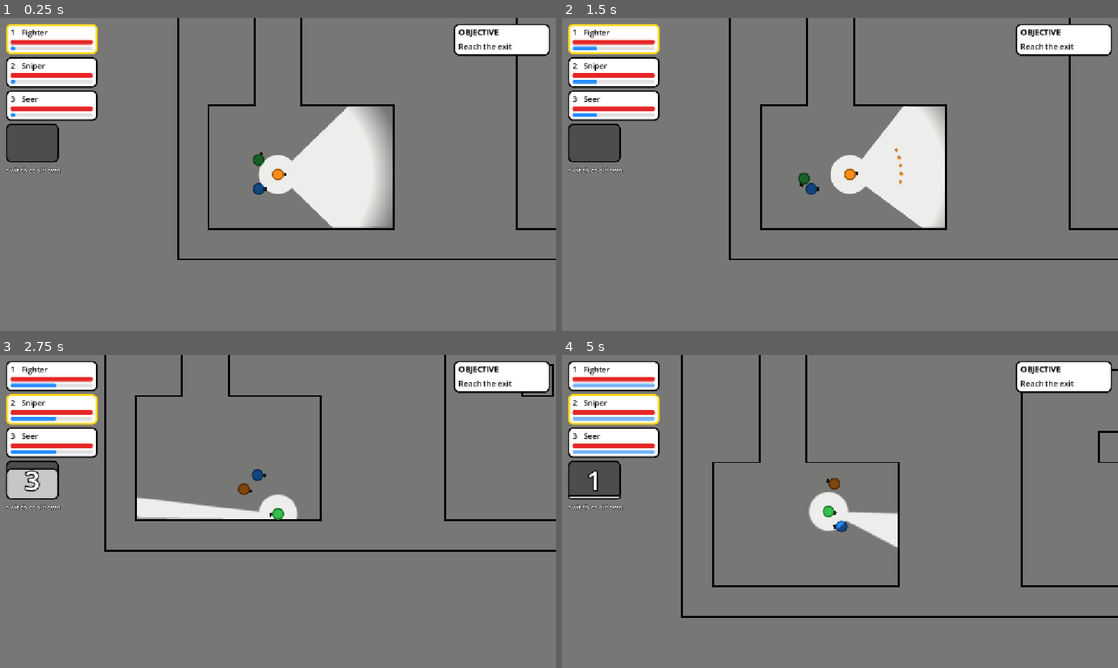
Above: before the commit, frames 1-4 (two rows, left to right).
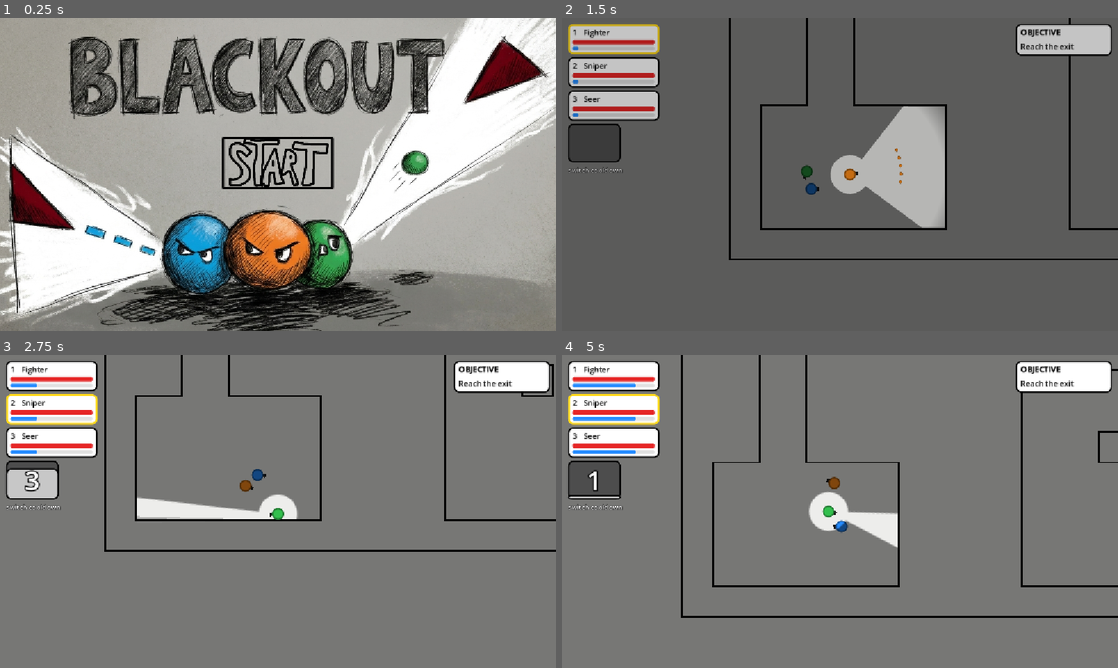
Above: after the commit, the same moments.

Repository: janarialtdorf/blackout-game
Game: Godot game, scene res://ui/start_menu.tscn
The game is run twice, just before and just after one commit, with the same random seed, the same clock (stepped at 60 frames per second) and the same inputs. Before the commit the project starts from res://levels/level_1.tscn.
Inputs (mouse positions are in pixels of both pictures, inside the frame that each line leads up to):
- Up to frame 1 (0.25 s): no input
- Up to frame 2 (1.5 s): click (840, 161) at 0.52 s; move the mouse to (962, 158) at 1.27 s; press the mouse at (962, 158) at 1.28 s; hold D (move_right) from 1.28 s (still down)
- Up to frame 3 (2.75 s): move the mouse to (166, 527) at 2.02 s; release D (move_right) at 2.03 s; release the mouse at (166, 527) at 2.03 s; hold S (move_down) from 2.03 s (still down); tap 2 (switch_2) at 2.1 s
- Up to frame 4 (5 s): move the mouse to (895, 442) at 2.77 s; release S (move_down) at 2.78 s; hold D (move_right) 2.78-3.53 s; tap 3 (switch_3) at 2.85 s; move the mouse to (812, 574) at 3.52 s; hold W (move_up) 3.53-4.28 s; click (812, 574) at 3.6 s; move the mouse to (1006, 558) at 4.27 s; hold A (move_left) from 4.28 s (still down); tap 2 (switch_2) at 4.35 s

The runs differ from the first frame. In frame 1, 86% of the frame differs, in the area x 0-100%, y 0-100%; in frame 2, 96%; in frame 3, 0.2%; in frame 4, 0.6%.

Commit message:
feat(ui): added start menu and fade effect between scenes

Diff:
--- a/abilities/ultimate_beam_effect.tscn
+++ b/abilities/ultimate_beam_effect.tscn
@@ -56,5 +56,6 @@
 color = Color(0.5, 0.8, 1, 0.3)
 
 [node name="ScreenShake" parent="." unique_id=776607577 instance=ExtResource("screen_shake")]
+strength = 9.0
 
 [connection signal="animation_finished" from="Sprite" to="." method="queue_free"]
--- a/abilities/ultimate_ring_effect.tscn
+++ b/abilities/ultimate_ring_effect.tscn
@@ -50,9 +50,11 @@
 sprite_frames = SubResource("SpriteFrames_blast")
 autoplay = "default"
 
-[node name="ScreenFlash" parent="." instance=ExtResource("screen_flash")]
+[node name="ScreenFlash" parent="." unique_id=1351219088 instance=ExtResource("screen_flash")]
 color = Color(1, 0.15, 0.1, 0.3)
 
-[node name="ScreenShake" parent="." instance=ExtResource("screen_shake")]
+[node name="ScreenShake" parent="." unique_id=683947618 instance=ExtResource("screen_shake")]
+strength = 10.0
+duration = 1.0
 
 [connection signal="animation_finished" from="Sprite" to="." method="queue_free"]
--- a/levels/level.gd
+++ b/levels/level.gd
@@ -49,15 +49,14 @@
 
 
 func _on_squad_wiped() -> void:
-	_show_result("Mission failed", "Retry", get_tree().reload_current_scene)
+	_show_result("Mission failed", "Retry", SceneFader.change_scene)
 
 
 func _on_exit_reached() -> void:
 	if next_level:
-		get_tree().change_scene_to_file.call_deferred(next_level)
+		SceneFader.change_scene(next_level)
 	else:
-		var first_level: String = ProjectSettings.get_setting("application/run/main_scene")
-		_show_result("Mission complete!", "Play again", get_tree().change_scene_to_file.bind(first_level))
+		_show_result("Mission complete!", "Play again", SceneFader.change_scene.bind(StartMenu.FIRST_LEVEL))
 
 
 func _show_result(title: String, button_text: String, on_confirmed: Callable) -> void:
--- a/project.godot
+++ b/project.godot
@@ -11,7 +11,7 @@
 [application]
 
 config/name="GameDevProject"
-run/main_scene="res://levels/level_1.tscn"
+run/main_scene="res://ui/start_menu.tscn"
 config/features=PackedStringArray("4.7", "GL Compatibility")
 config/icon="res://icon.svg"
 
--- a/tests/game_test.gd
+++ b/tests/game_test.gd
@@ -88,18 +88,22 @@
 	return screen.get_node("%Title").text if screen else ""
 
 
+## Waits until a SceneFader transition (fade out, scene swap, fade back in) has finished.
+func wait_for_fade() -> void:
+	await create_timer(SceneFader.FADE_TIME * 2.0 + 0.2).timeout
+
+
 func press_result_button() -> void:
 	var screen := current_scene.find_child("ResultScreen", false, false)
 	if screen:
 		screen.get_node("%Button").pressed.emit()
-	await process_frame
-	await process_frame
+	await wait_for_fade()
 
 
-## Every real level, in play order, following next_level from the main scene.
+## Every real level, in play order, following next_level from the first level.
 func level_chain() -> Array[String]:
 	var chain: Array[String] = []
-	var path: String = ProjectSettings.get_setting("application/run/main_scene")
+	var path: String = StartMenu.FIRST_LEVEL
 	while path and path not in chain:
 		chain.append(path)
 		var level: Level = load(path).instantiate()
--- a/tests/screenshot.gd
+++ b/tests/screenshot.gd
@@ -1,12 +1,12 @@
 extends SceneTree
-## Opens a window, plays the main scene for ~1 s and saves a screenshot. Not a pass/fail test.
+## Opens a window, plays the first level for ~1 s and saves a screenshot. Not a pass/fail test.
 ## Run (NOT headless):
 ##   Godot.exe --path . --script res://tests/screenshot.gd -- <output.png> [hero_rotation_degrees] [hero_index]
 
 
 func _initialize() -> void:
 	var args := OS.get_cmdline_user_args()
-	change_scene_to_file(ProjectSettings.get_setting("application/run/main_scene"))
+	change_scene_to_file(StartMenu.FIRST_LEVEL)
 	await process_frame
 	await process_frame
 	var squad: Squad = current_scene.get_node_or_null("Squad")
--- a/tests/test_mission.gd
+++ b/tests/test_mission.gd
@@ -43,7 +43,7 @@
 	check(current_scene.scene_file_path == chain[0], "an AI teammate on the exit does nothing")
 	team.active.global_position = exit.global_position
 	await wait(5)
-	await process_frame
+	await wait_for_fade()
 	check(current_scene.scene_file_path == chain[1], "the controlled hero on the exit loads the next level")
 
 	# --- Last level: win screen, then back to level 1
--- /dev/null
+++ b/tests/test_start_menu.gd
@@ -0,0 +1,15 @@
+extends GameTest
+## The game opens on the start menu; its Start button loads the first level.
+
+
+func _run() -> void:
+	var main: String = ProjectSettings.get_setting("application/run/main_scene")
+	check(main == "res://ui/start_menu.tscn", "the game opens on the start menu")
+	await load_scene(main)
+	var start: TextureButton = current_scene.get_node("%Start")
+	check(start.texture_hover != start.texture_normal, "the Start button changes look on hover")
+	check(start.has_focus(), "Start has keyboard focus, so Enter works too")
+	start.pressed.emit()
+	check(current_scene.scene_file_path == ProjectSettings.get_setting("application/run/main_scene"), "the menu stays while the screen fades out")
+	await wait_for_fade()
+	check(current_scene.scene_file_path == StartMenu.FIRST_LEVEL, "Start loads the first level")
--- /dev/null
+++ b/ui/scene_fader.gd
@@ -0,0 +1,43 @@
+class_name SceneFader
+extends CanvasLayer
+## Every scene change goes through SceneFader.change_scene(): it fades to black, swaps the scene
+## while the screen is black, and fades back in. The black overlay is created on first use and kept
+## on the tree's root, above every scene, so it survives scene changes.
+
+## Seconds for each half of a fade (to black, and back).
+const FADE_TIME := 0.5
+
+var _busy := false
+
+@onready var _black: ColorRect = $Black
+
+
+## Fades out, loads `path` (empty = restart the current scene) and fades back in.
+static func change_scene(path: String = "") -> void:
+	var root := (Engine.get_main_loop() as SceneTree).root
+	var fader: SceneFader = root.get_node_or_null(^"SceneFader")
+	if not fader:
+		fader = load("res://ui/scene_fader.tscn").instantiate()
+		root.add_child(fader)
+	fader._fade_through_black(path)
+
+
+func _fade_through_black(path: String) -> void:
+	if _busy: # e.g. an exit touched twice during the fade
+		return
+	_busy = true
+	_black.mouse_filter = Control.MOUSE_FILTER_STOP # no clicks while the old scene fades away
+	get_tree().paused = true # the game freezes while it fades out
+	await _fade_to(1.0)
+	if path:
+		get_tree().change_scene_to_file(path)
+	else:
+		get_tree().reload_current_scene()
+	get_tree().paused = false
+	await _fade_to(0.0)
+	_black.mouse_filter = Control.MOUSE_FILTER_IGNORE
+	_busy = false
+
+
+func _fade_to(alpha: float) -> void:
+	await create_tween().tween_property(_black, ^"color:a", alpha, FADE_TIME).finished
--- /dev/null
+++ b/ui/scene_fader.tscn
@@ -0,0 +1,17 @@
+[gd_scene format=3]
+
+[ext_resource type="Script" path="res://ui/scene_fader.gd" id="1"]
+
+[node name="SceneFader" type="CanvasLayer"]
+process_mode = 3
+layer = 100
+script = ExtResource("1")
+
+[node name="Black" type="ColorRect" parent="."]
+anchors_preset = 15
+anchor_right = 1.0
+anchor_bottom = 1.0
+grow_horizontal = 2
+grow_vertical = 2
+mouse_filter = 2
+color = Color(0, 0, 0, 0)
--- /dev/null
+++ b/ui/start_menu.gd
@@ -0,0 +1,14 @@
+class_name StartMenu
+extends Control
+## The title screen the game opens on. Start loads the first level.
+
+## Where a new game begins. "Play again" and the tests use this too.
+const FIRST_LEVEL := "res://levels/level_1.tscn"
+
+
+func _ready() -> void:
+	%Start.grab_focus() # so Enter / Space also press Start
+
+
+func _on_start_pressed() -> void:
+	SceneFader.change_scene(FIRST_LEVEL)
--- /dev/null
+++ b/ui/start_menu.tscn
@@ -0,0 +1,57 @@
+[gd_scene format=3]
+
+[ext_resource type="Script" path="res://ui/start_menu.gd" id="1"]
+[ext_resource type="Texture2D" path="res://assets/startMenu/start_menu.png" id="2"]
+[ext_resource type="Texture2D" path="res://assets/startMenu/start1.png" id="3"]
+[ext_resource type="Texture2D" path="res://assets/startMenu/start2.png" id="4"]
+
+[sub_resource type="AtlasTexture" id="AtlasTexture_normal"]
+atlas = ExtResource("3")
+region = Rect2(95, 176, 348, 164)
+
+[sub_resource type="AtlasTexture" id="AtlasTexture_hover"]
+atlas = ExtResource("4")
+region = Rect2(95, 176, 348, 164)
+
+[node name="StartMenu" type="Control"]
+layout_mode = 3
+anchors_preset = 15
+anchor_right = 1.0
+anchor_bottom = 1.0
+grow_horizontal = 2
+grow_vertical = 2
+script = ExtResource("1")
+
+[node name="Background" type="TextureRect" parent="."]
+layout_mode = 1
+anchors_preset = 15
+anchor_right = 1.0
+anchor_bottom = 1.0
+grow_horizontal = 2
+grow_vertical = 2
+texture = ExtResource("2")
+expand_mode = 1
+stretch_mode = 6
+
+[node name="Start" type="TextureButton" parent="."]
+unique_name_in_owner = true
+layout_mode = 1
+anchors_preset = 8
+anchor_left = 0.5
+anchor_top = 0.5
+anchor_right = 0.5
+anchor_bottom = 0.5
+offset_left = -116.0
+offset_top = -78.0
+offset_right = 116.0
+offset_bottom = 31.0
+grow_horizontal = 2
+grow_vertical = 2
+mouse_default_cursor_shape = 2
+texture_normal = SubResource("AtlasTexture_normal")
+texture_pressed = SubResource("AtlasTexture_hover")
+texture_hover = SubResource("AtlasTexture_hover")
+ignore_texture_size = true
+stretch_mode = 5
+
+[connection signal="pressed" from="Start" to="." method="_on_start_pressed"]
Binary file added: assets/startMenu/start1.png
Not shown, added: assets/startMenu/start1.png.import
Binary file added: assets/startMenu/start2.png
Not shown, added: assets/startMenu/start2.png.import
Binary file added: assets/startMenu/start_menu.png
Not shown, added: assets/startMenu/start_menu.png.import
Not shown, added: tests/test_start_menu.gd.uid
Not shown, added: ui/scene_fader.gd.uid
Not shown, added: ui/start_menu.gd.uid
Not shown, changed: CLAUDE.md
